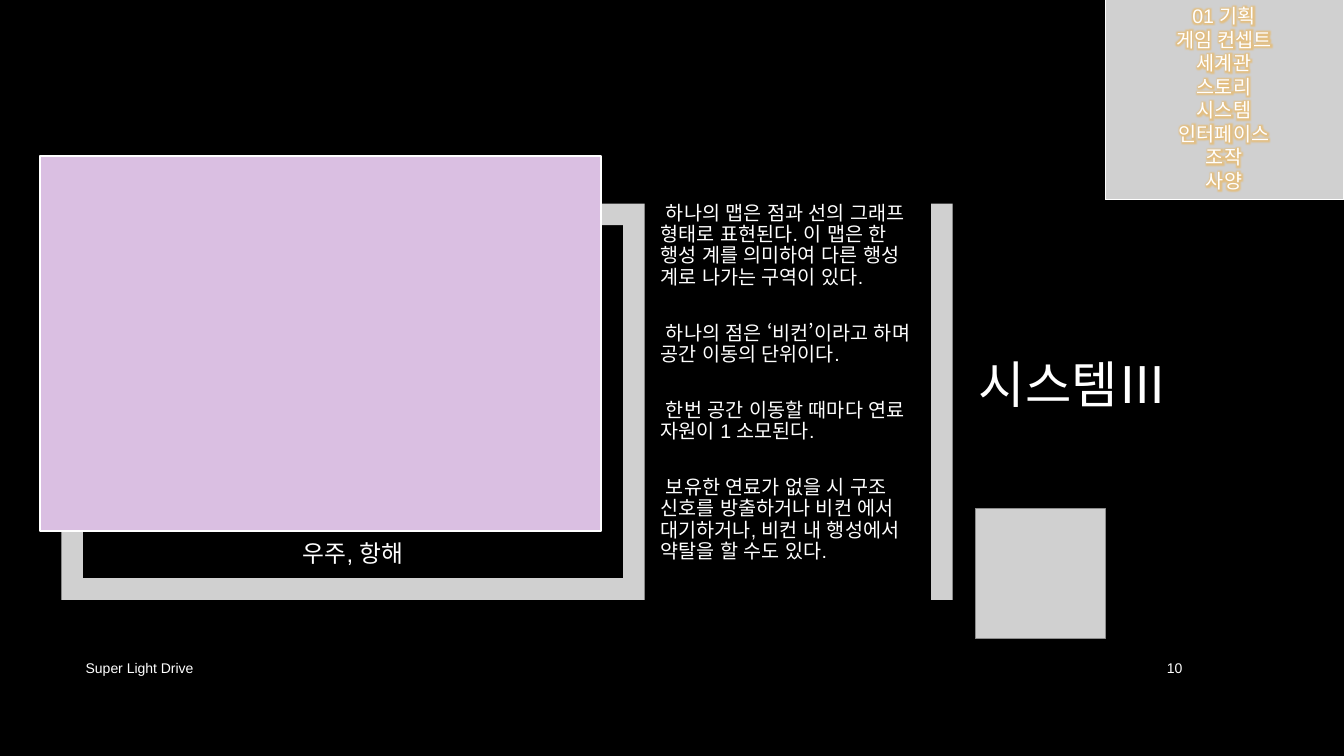
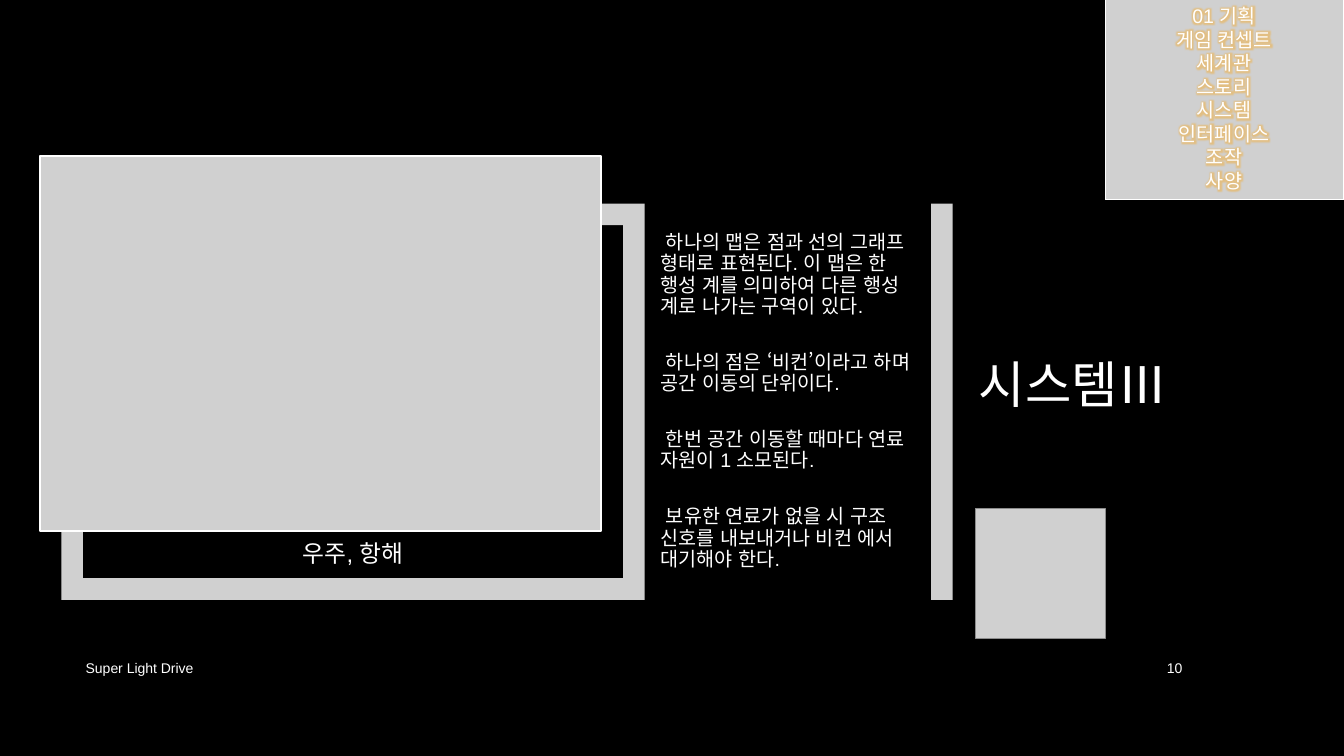
Before and after one commit to iconstudio/2017-Platformer, a slide deck: slide 10 of slides/SuperLightDrive_20171228.pptx. Drawn at 1344x756 pixels with LibreOffice and Linux fonts; fonts in the diff are those of the drawing; grey boxes stand for pictures; background and template pictures are left out. Boxes give left, top, right and bottom in pixels: in the first picture for what was removed or moved away, otherwise in the second. Text is boxed around its words. In the diff, an @@ line names an element or a change of style, - is before the commit and + after.

```diff
--- a/slides/SuperLightDrive_20171228.pptx
+++ b/slides/SuperLightDrive_20171228.pptx
@@ rectangle removed at <box>40,156,601,531</box> @@
@@ picture added at <box>40,156,601,531</box> @@
@@ text "하나의 맵은 점과 선의 그래프 ..." at <box>661,232,910,568</box>: vertical alignment top to middle @@
@@ text at <box>661,506,894,568</box>: text changed @@
-보유한 연료가 없을 시 구조 신호를 방출하거나 비컨 에서 대기하거나, 비컨 내 행성에서 약탈을 할 수도 있다.
+보유한 연료가 없을 시 구조 신호를 내보내거나 비컨 에서 대기해야 한다.
```
Also in this commit, not shown: 11 other slides changed, 7 other files.
